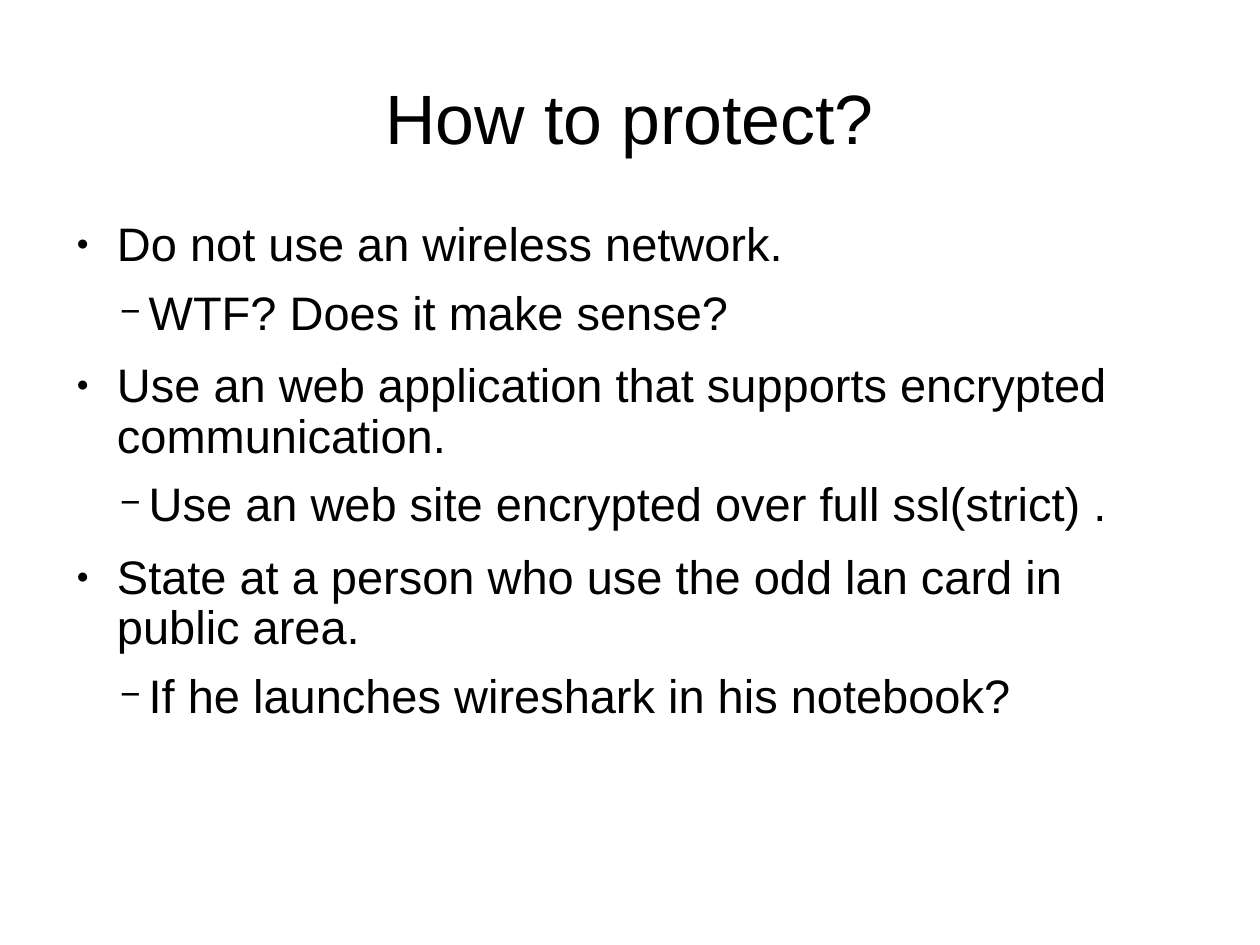
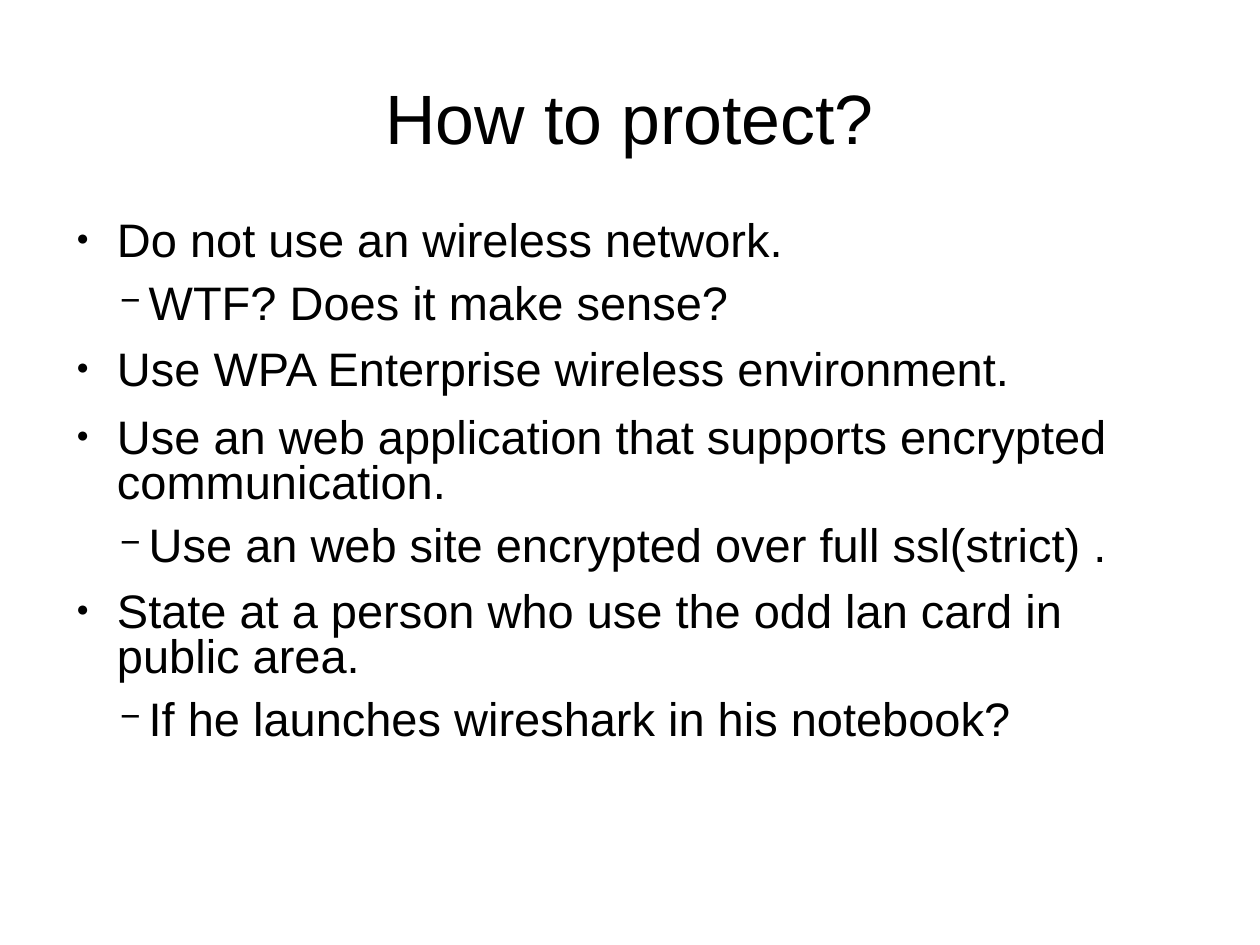
Before and after one commit to sececter/doc, a slide deck: slide 14 of poc2015_wpa_based_packet_decrypt(en).odp. Drawn at 1260x945 pixels with LibreOffice and Linux fonts; fonts in the diff are those of the drawing. Boxes give left, top, right and bottom in pixels: in the first picture for what was removed or moved away, otherwise in the second. Text is boxed around its words. In the diff, an @@ line names an element or a change of style, - is before the commit and + after.

Commit message:
Add WEBP and Use WPA enterprise

```diff
--- a/poc2015_wpa_based_packet_decrypt(en).odp
+++ b/poc2015_wpa_based_packet_decrypt(en).odp
@@ text at (117, 223, 1106, 737): line spacing 0.9 to 0.8; line spacing 0.8 to 0.7 @@
@@ text at (117, 352, 1008, 395): paragraph added @@
+● Use WPA Enterprise wireless environment.
```
Also in this commit, not shown: 3 other slides changed, 1 other file.
